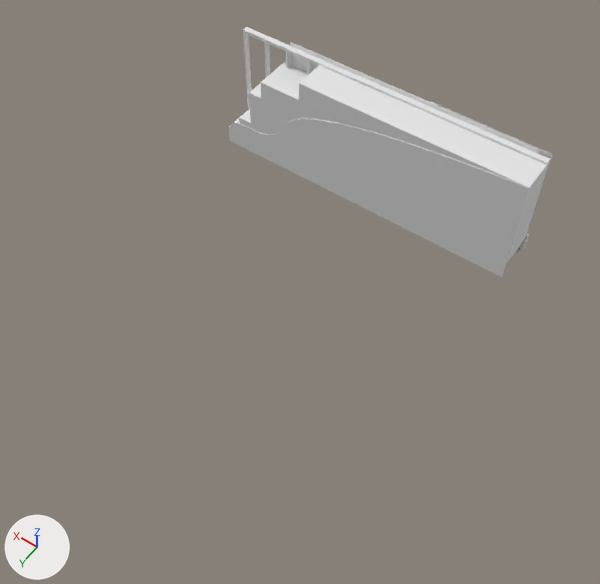
Two versions of the glTF model prototype/grid/models/three-little-pigs.glb, one commit apart.
Rendered twice from a 50 mm lens placed at (-22.6, 41.0, 46.9), pointed at (-0.9, 10.7, -0.7). Arrows for +X, +Y and +Z are at lower left; the lights stay in place. The picture after the commit comes second.
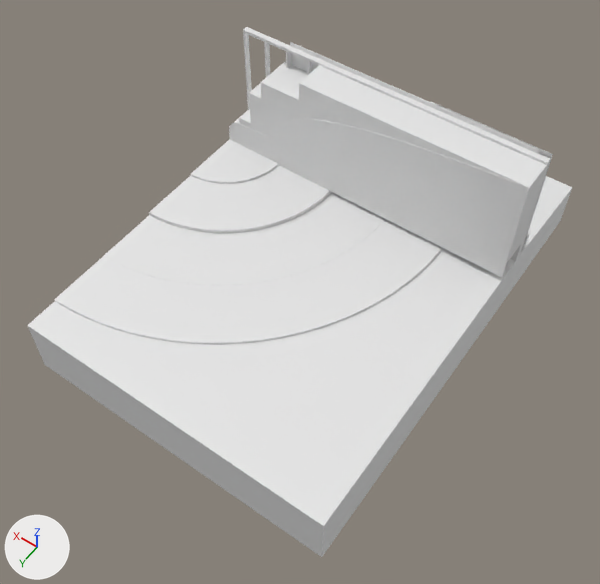
Edits to the bpy script that builds the scene:
```text
Change me_mesh_0:
    used by ob_mesh_0; location = (0.0, 0.0, 0.0)
    remove me_mesh_0.from_pydata(...)  # 5695 vertices, 10630 faces; spans x -12.5..12.5, y -1.8..1.8, z 0.0..9.8
    add me_mesh_0.from_pydata(...)  # 6224 vertices, 11792 faces; spans x -12.5..12.5, y -11.2..24.4, z -5.2..9.8
    me_mesh_0 part 1: 529 vertices added at x -12.5..12.5, y -11.2..24.4, z -5.2..1.8
```

Location of each change, [x1, y1, x2, y2] in pixels of the pictures (600 x 584 px):
'Mesh_0', reshaped (68% wider, 112% taller): before [229, 27, 553, 277]; after [27, 27, 572, 557]
part 1 of me_mesh_0, added: after [27, 139, 572, 557]
